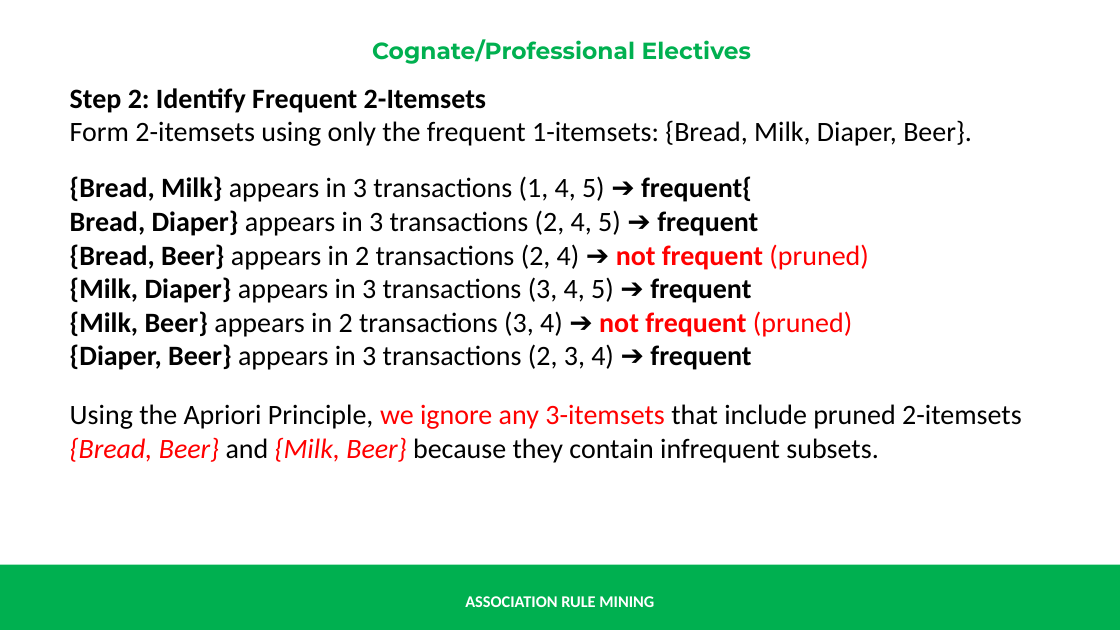
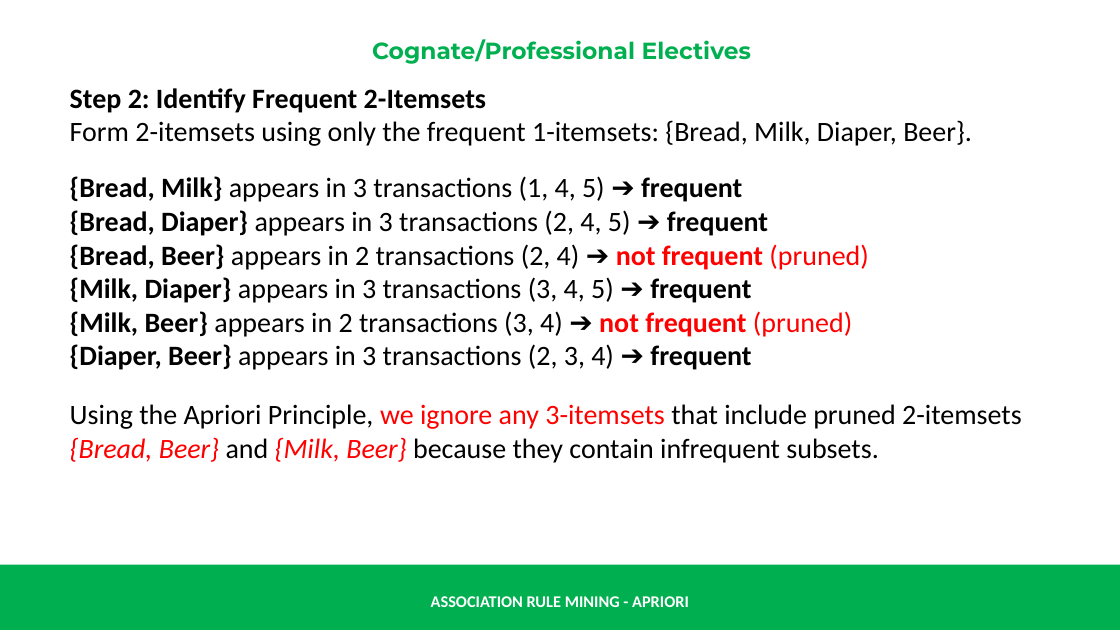
Before and after one commit to renatomaaliw3/public_files, a slide deck: slide 27 of CPE Electives (1 - 3)/01. Lectures Notebook/00. Presentations & Text Books/01. Electives 1 to 3/30. Association Rule Mining & Apriori.pptx. Drawn at 1120x630 pixels with LibreOffice and Linux fonts; fonts in the diff are those of the drawing. Boxes give left, top, right and bottom in pixels: in the first picture for what was removed or moved away, otherwise in the second. Text is boxed around its words. In the diff, an @@ line names an element or a change of style, - is before the commit and + after.

```diff
--- a/CPE Electives (1 - 3)/01. Lectures Notebook/00. Presentations & Text Books/01. Electives 1 to 3/30. Association Rule Mining & Apriori.pptx
+++ b/CPE Electives (1 - 3)/01. Lectures Notebook/00. Presentations & Text Books/01. Electives 1 to 3/30. Association Rule Mining & Apriori.pptx
@@ text at box(70, 176, 768, 236): spaces changed @@
-  {Bread, Milk} appears in 3 transactions (1, 4, 5) ➔ frequent{
-  Bread, Diaper} appears in 3 transactions (2, 4, 5) ➔ frequent
+  {Bread, Milk} appears in 3 transactions (1, 4, 5) ➔ frequent
+  {Bread, Diaper} appears in 3 transactions (2, 4, 5) ➔ frequent
@@ text at box(431, 596, 689, 607): text changed @@
-ASSOCIATION RULE MINING
+ASSOCIATION RULE MINING - APRIORI
```
Also in this commit, not shown: 29 other slides changed, 4 other files.
